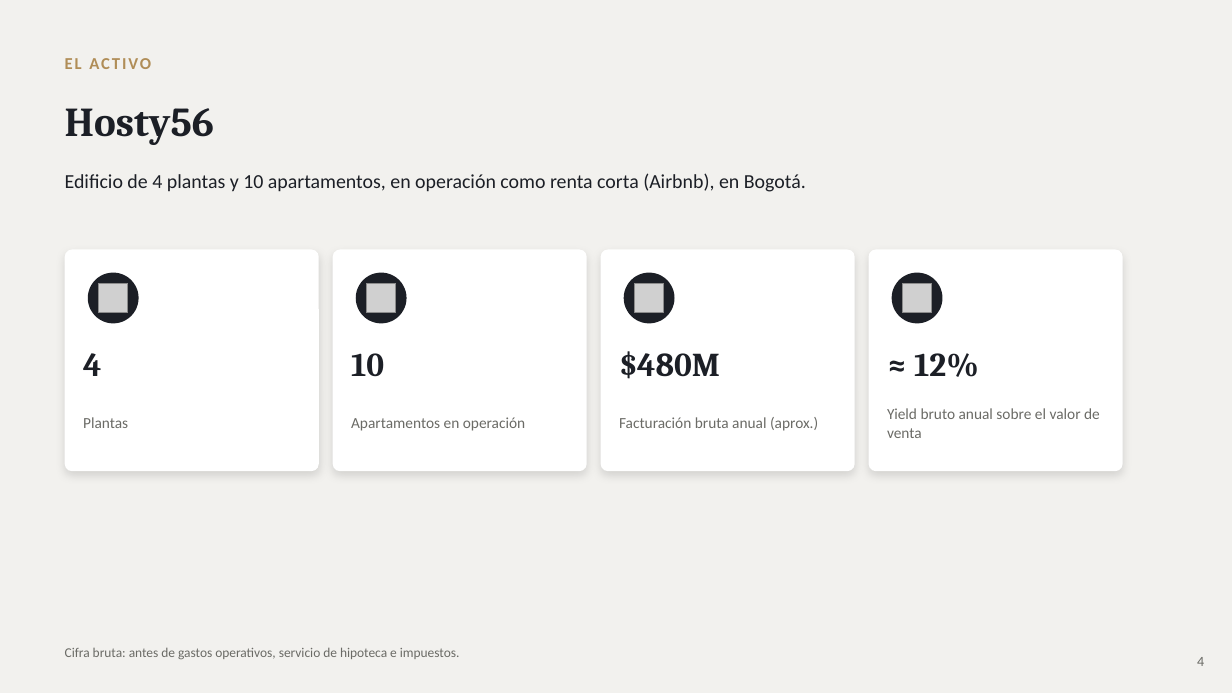
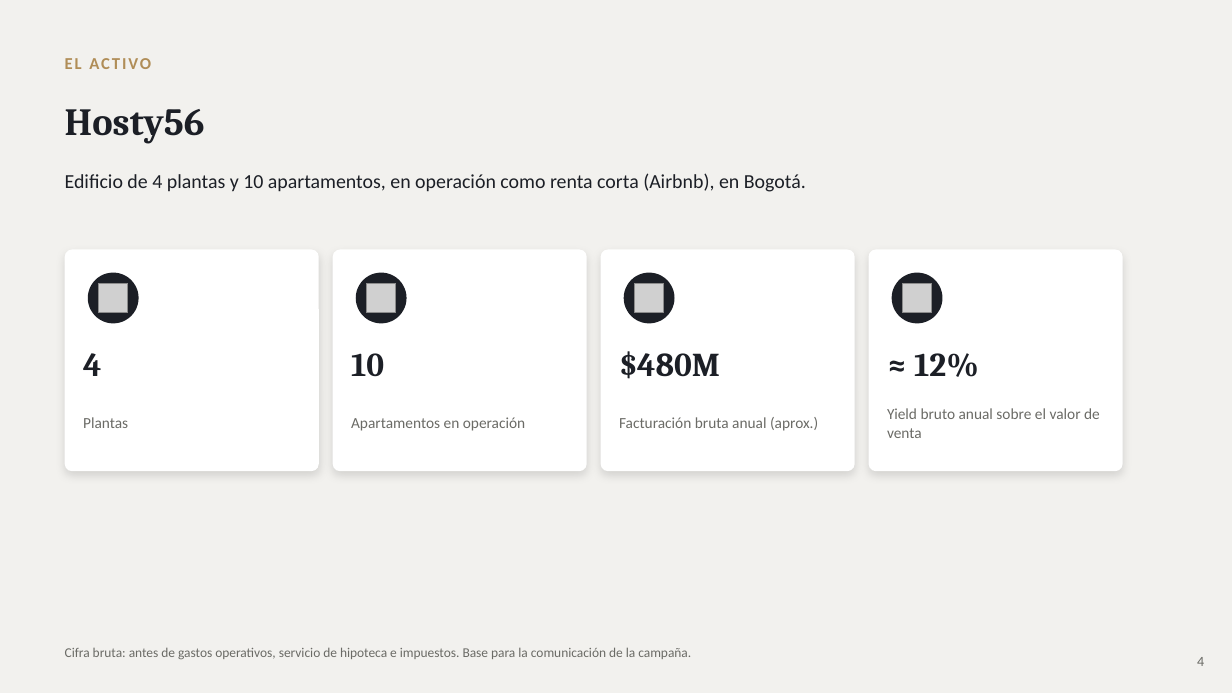
Before and after one commit to rozoerik-eng/Presentaciones-y-varios, a slide deck: slide 4 of Hosty56 - Plan de Venta (Edificio Airbnb Bogota)/Hosty56_Plan_de_Venta.pptx. Drawn at 1232x693 pixels with LibreOffice and Linux fonts; fonts in the diff are those of the drawing; grey boxes stand for pictures. Boxes give left, top, right and bottom in pixels: in the first picture for what was removed or moved away, otherwise in the second. Text is boxed around its words. In the diff, an @@ line names an element or a change of style, - is before the commit and + after.

```diff
--- a/Hosty56 - Plan de Venta (Edificio Airbnb Bogota)/Hosty56_Plan_de_Venta.pptx
+++ b/Hosty56 - Plan de Venta (Edificio Airbnb Bogota)/Hosty56_Plan_de_Venta.pptx
@@ text "Hosty56" at bbox=[65, 109, 205, 144]: size 32 to 30 pt @@
@@ text at bbox=[65, 647, 691, 659]: text changed @@
-Cifra bruta: antes de gastos operativos, servicio de hipoteca e impuestos.
+Cifra bruta: antes de gastos operativos, servicio de hipoteca e impuestos. Base para la comunicación de la campaña.
```
Also in this commit, not shown: 12 other slides changed, 2 slides added, 2 slides removed, 1 other file.
